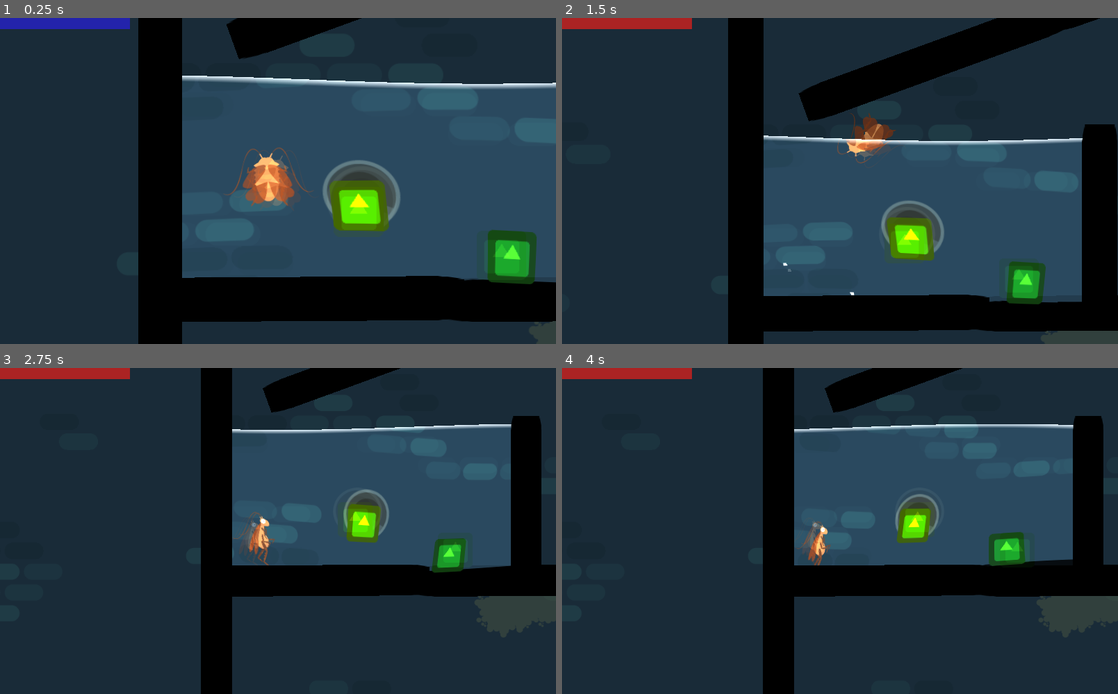
Above: before the commit, frames 1-4 (two rows, left to right).
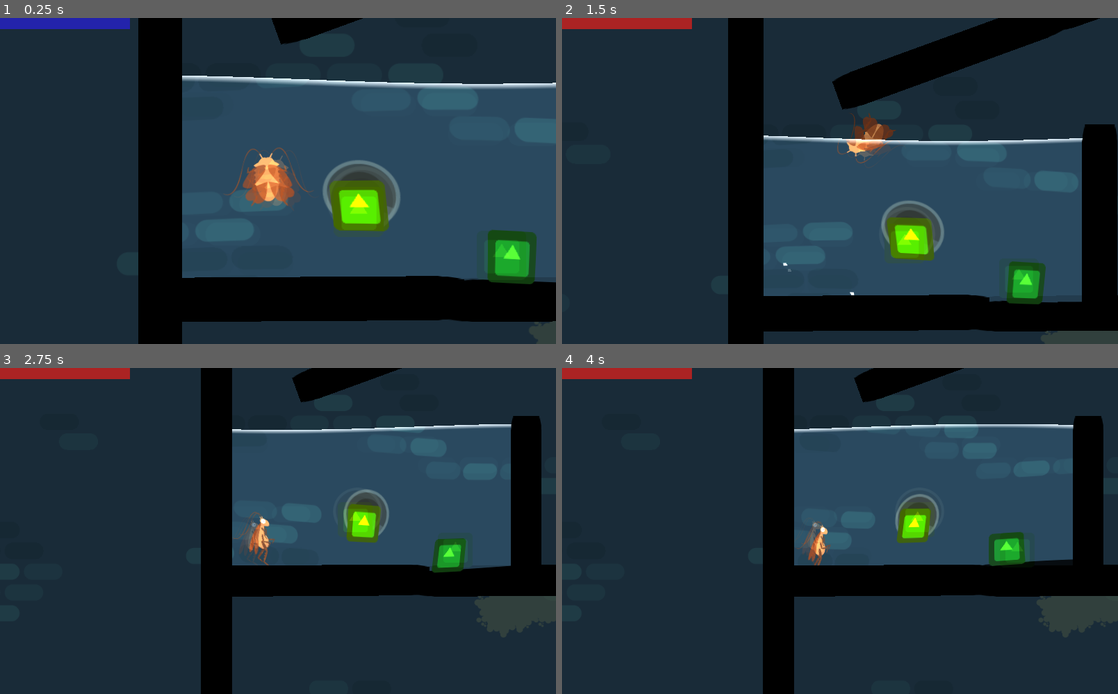
Above: after the commit, the same moments.

Repository: ChibiDenDen/Jook
Game: Godot game, scene res://Scenes/PhysicsGame.tscn
The game is run twice, just before and just after one commit, with the same random seed, the same clock (stepped at 60 frames per second) and the same inputs. The engine's default icon, where the game draws it, is replaced by a stand-in: a white triangle on a blue panel in a dark square.
Inputs (mouse positions are in pixels of both pictures, inside the frame that each line leads up to):
- Up to frame 1 (0.25 s): no input
- Up to frame 2 (1.5 s): move the mouse to (962, 164) at 0.52 s; hold Space (action) 0.53-1.28 s; hold Right (ui_right) from 0.53 s (still down); click (962, 164) at 0.67 s; tap Up (ui_up) at 0.77 s; move the mouse to (728, 197) at 1.27 s; tap Space (action) at 1.35 s
- Up to frame 3 (2.75 s): tap Up (ui_up) at 1.52 s; move the mouse to (333, 459) at 2.02 s; release Right (ui_right) at 2.03 s; hold Left (ui_left) from 2.03 s (still down); hold Space (action) from 2.03 s (still down)
- Up to frame 4 (4 s): move the mouse to (812, 596) at 2.77 s; release Left (ui_left) at 2.78 s; release Space (action) at 2.78 s; hold Right (ui_right) from 2.78 s (still down); tap Space (action) at 2.85 s; click (812, 596) at 2.92 s; tap Up (ui_up) at 3.02, 3.77 s; move the mouse to (1006, 579) at 3.52 s; hold Space (action) from 3.53 s (still down)

The runs differ from the first frame. In frame 1, 1.0% of the frame differs, in the area x 40-66%, y 0-13%; in frame 2, 0.8%; in frame 3, 0.6%; in frame 4, 0.6%.

Commit message:
Make current teleporter make sense

Diff:
--- a/Scenes/PhysicsGame.tscn
+++ b/Scenes/PhysicsGame.tscn
@@ -251,9 +251,9 @@
 scale = Vector2( 0.89, 5 )
 
 [node name="Wall35" parent="Walls" instance=ExtResource( 2 )]
-position = Vector2( -1992, -464 )
+position = Vector2( -1968, -472 )
 rotation = 1.22173
-scale = Vector2( 0.89, 7 )
+scale = Vector2( 0.89, 6 )
 
 [node name="Wall11" parent="Walls" instance=ExtResource( 2 )]
 position = Vector2( 103.564, 170.113 )
